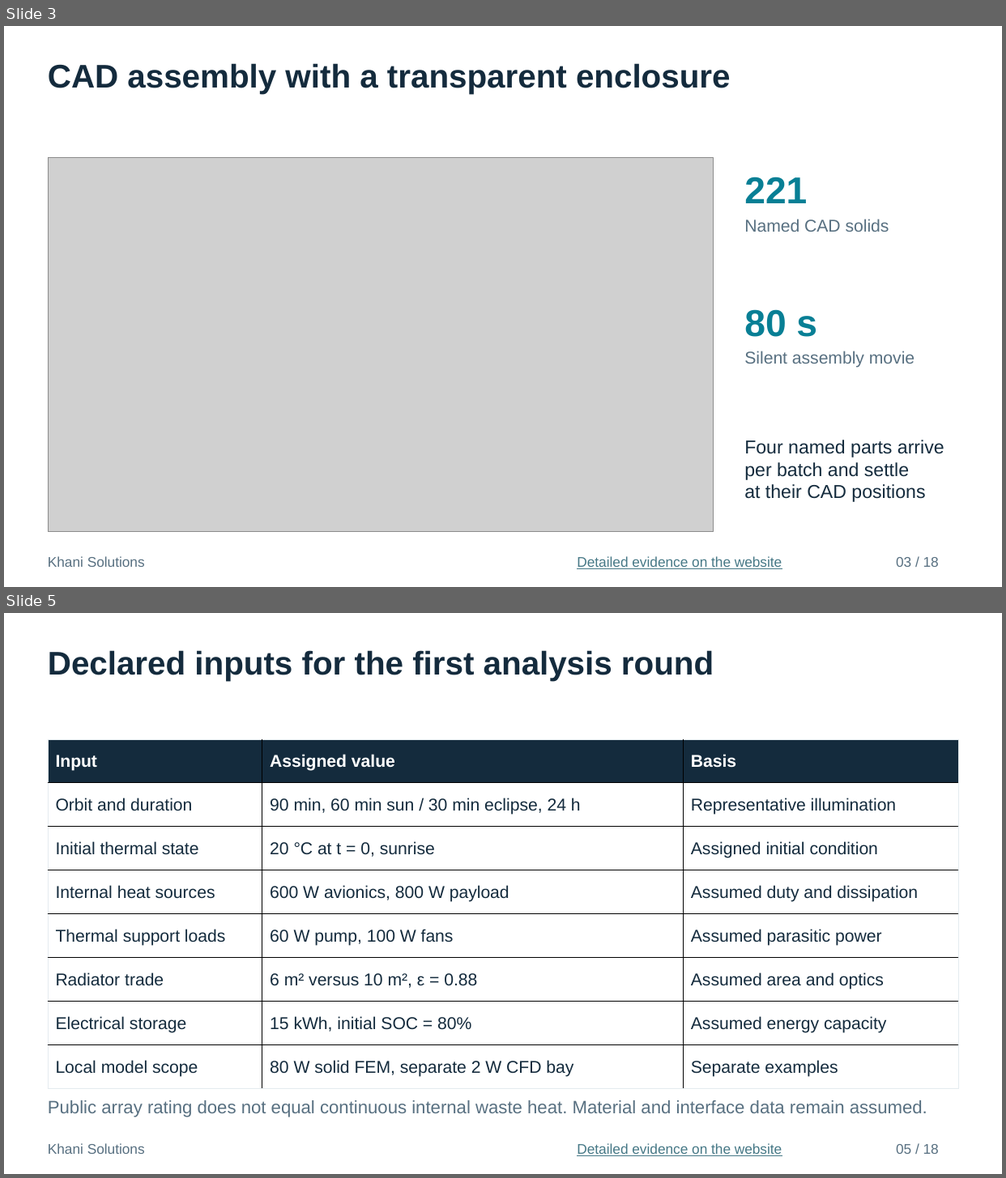
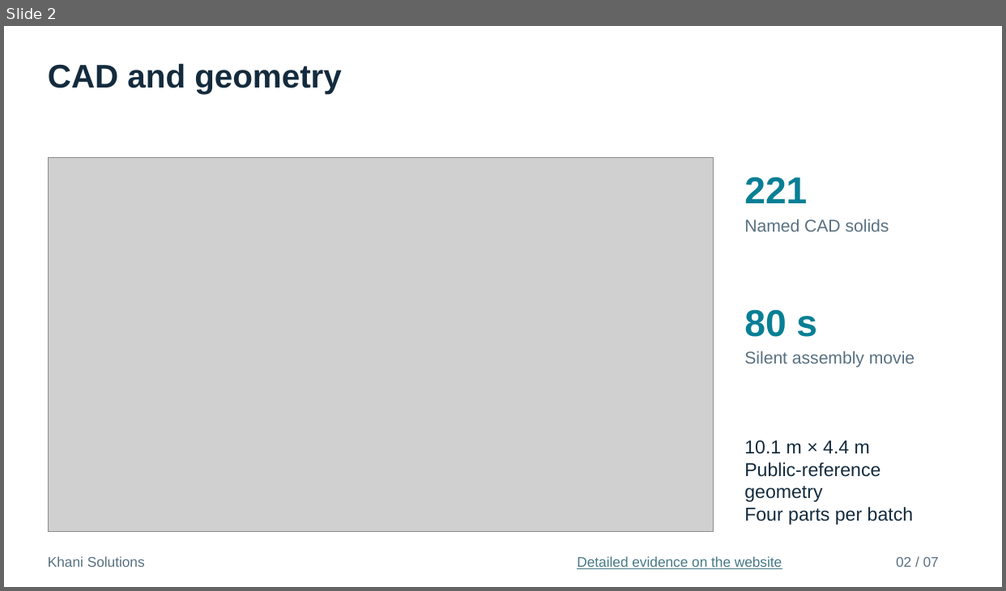
Before and after one commit to mrkhani88/khani-solutions-site, a slide deck: assets/studies/vast-haven-1/interview/Haven1_Thermal_Engineering_Interview.pptx. Shown one above the other, each under a label of ours: slides 3 and 5 before the commit, slide 2 after it; the slides between them are not shown. The pictures are 1006x1178 and 1006x591 pixels, drawn with LibreOffice and Linux fonts; fonts in the diff are those of the drawing; grey boxes stand for pictures. Boxes give left, top, right and bottom in pixels: in the first picture for what was removed or moved away, otherwise in the second. Text is boxed around its words. In the diff, an @@ line names an element or a change of style, - is before the commit and + after.

```diff
--- a/assets/studies/vast-haven-1/interview/Haven1_Thermal_Engineering_Interview.pptx
+++ b/assets/studies/vast-haven-1/interview/Haven1_Thermal_Engineering_Interview.pptx
@@ slide 5 removed at (4, 613, 1002, 1174), background #FFFFFF @@
@@ text removed at (48, 650, 714, 681) @@
-Declared inputs for the first analysis round
@@ table removed at (48, 739, 957, 1090), 8 rows, 3 columns @@
-Input | Assigned value | Basis
-Orbit and duration | 90 min, 60 min sun / 30 min eclipse, 24 h | Representative illumination
-Initial thermal state | 20 °C at t = 0, sunrise | Assigned initial condition
-Internal heat sources | 600 W avionics, 800 W payload | Assumed duty and dissipation
-Thermal support loads | 60 W pump, 100 W fans | Assumed parasitic power
-Radiator trade | 6 m² versus 10 m², ε = 0.88 | Assumed area and optics
-Electrical storage | 15 kWh, initial SOC = 80% | Assumed energy capacity
-Local model scope | 80 W solid FEM, separate 2 W CFD bay | Separate examples
@@ text removed at (48, 1101, 927, 1118) @@
-Public array rating does not equal continuous internal waste heat. Material and interface data remain assumed.
@@ text removed at (48, 1144, 145, 1154) @@
-Khani Solutions
@@ text removed at (577, 1144, 782, 1157) @@
-Detailed evidence on the website
@@ text removed at (896, 1144, 939, 1154) @@
-05 / 18
@@ what was slide 3 is now slide 2 @@
@@ slide 2 changed as well @@
@@ text at (48, 63, 342, 94): text changed @@
-CAD assembly with a transparent enclosure
+CAD and geometry
@@ text at (744, 441, 913, 525): text changed @@
-Four named parts arrive
-per batch and settle
-at their CAD positions
+10.1 m × 4.4 m
+Public-reference geometry
+Four parts per batch
@@ text at (896, 557, 939, 567): text changed @@
-03 / 18
+02 / 07
```
Also in this commit, not shown: 5 other slides changed, 1 slide added, 11 other slides removed, 4 other files.
